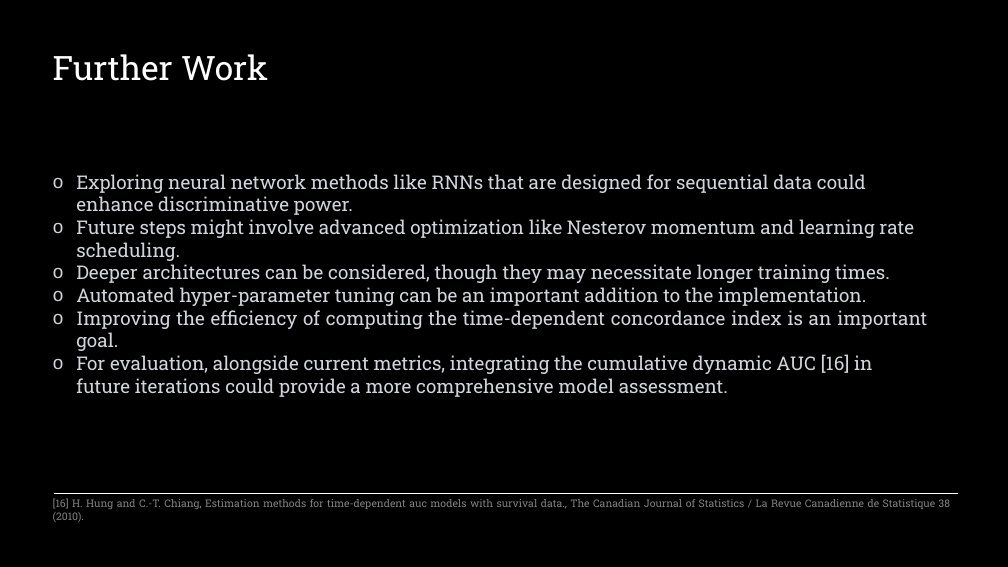
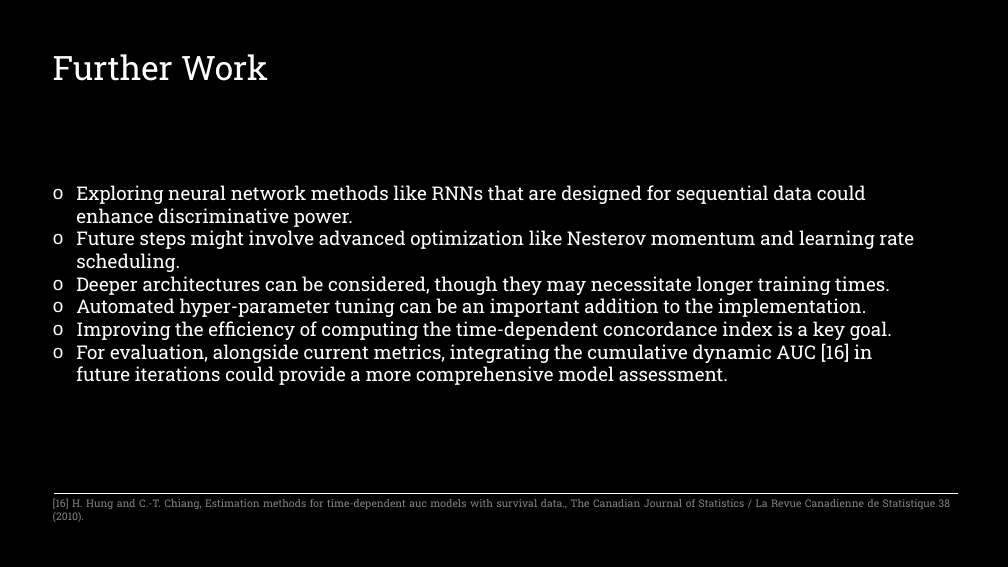
Before and after one commit to sourasen1011/UoE_Research_Project_2023, a slide deck: slide 13 of presentations/powerpoint_presentation/my_presentation.pptx. Drawn at 1008x567 pixels with LibreOffice and Linux fonts; fonts in the diff are those of the drawing. Boxes give left, top, right and bottom in pixels: in the first picture for what was removed or moved away, otherwise in the second. Text is boxed around its words. In the diff, an @@ line names an element or a change of style, - is before the commit and + after.

```diff
--- a/presentations/powerpoint_presentation/my_presentation.pptx
+++ b/presentations/powerpoint_presentation/my_presentation.pptx
@@ text "Exploring neural network methods like ...": place and size @@
-text "Exploring neural network methods like ..." at [76, 174, 927, 397]
+text "Exploring neural network methods like ..." at [76, 185, 914, 385]
@@ text at [76, 185, 914, 385]: text colour #D1D5DB to #FFFFFF in "Exploring neural network methods like RNNs that ...", "Future steps might involve advanced optimization like ...", "Deeper architectures can be considered, though they ...", "Automated hyper-parameter tuning can be an important ..." and 1 more places @@
@@ text at [76, 321, 892, 340]: text changed; text colour #D1D5DB to #FFFFFF @@
-o Improving the efficiency of computing the time-dependent concordance index is an important goal.
+o Improving the efficiency of computing the time-dependent concordance index is a key goal.
```
Also in this commit, not shown: 9 other slides changed, 1 other file.
